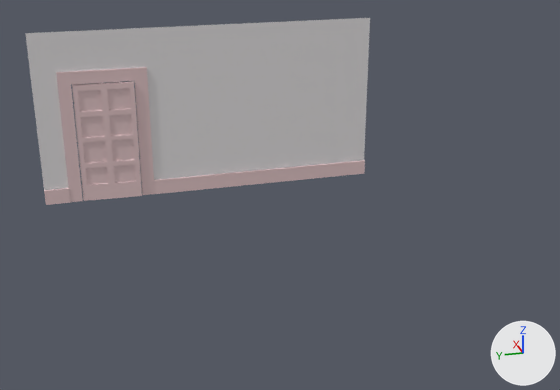
The Blender file Assets/models/floor_2/bedroom_e/bedroom_e.blend as it was, and as the next commit left it.
Camera for both pictures: a 50 mm lens placed at (-32.1, 7.3, 15.6), pointed at (-1.0, -1.4, 2.8). The lights are fixed; the arrows at lower right show +X, +Y and +Z.

In view in the first picture: 'door', 'door_frame', 'floor_board_n', 'wall_n'.
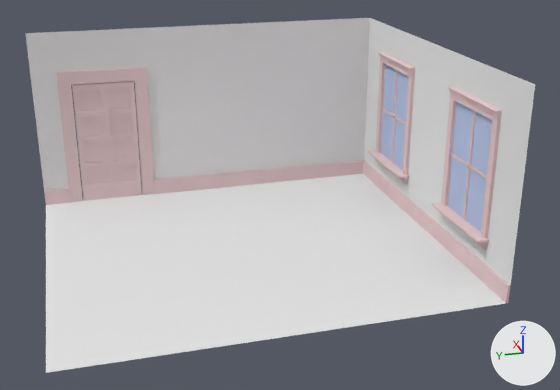
Boxes [x1, y1, x2, y2] around the edits, measured in the pictures (560 x 390 px):
'floor', shown
    after: [46, 174, 506, 373]
'wall_e', shown
    after: [364, 18, 535, 294]
'door', turned
    both: [72, 81, 142, 201]
'glass.001', shown (blue)
    after: [448, 102, 493, 232]
'window_frame_s', shown
    after: [432, 87, 502, 249]
'floor_board_e', shown
    after: [363, 161, 510, 303]
'window_frame_n', shown
    after: [368, 52, 415, 184]
'glass', shown (blue)
    after: [381, 64, 409, 170]

What the commit changed:
Object 'window_frame_s' (ob_window_frame_s) is now shown.
Object 'glass.001' (ob_glass_001) is now shown.
Object 'window_frame_n' (ob_window_frame_n) is now shown.
Object 'glass' (ob_glass) is now shown.
Object 'floor_board_e' (ob_floor_board_e) is now shown.
Object 'wall_e' (ob_wall_e) is now shown.
Object 'door' (ob_door) turns from (0, 0, -2.5) to (0, 0, 0) degrees about x, y and z.
Object 'floor' (ob_floor) is now shown.
